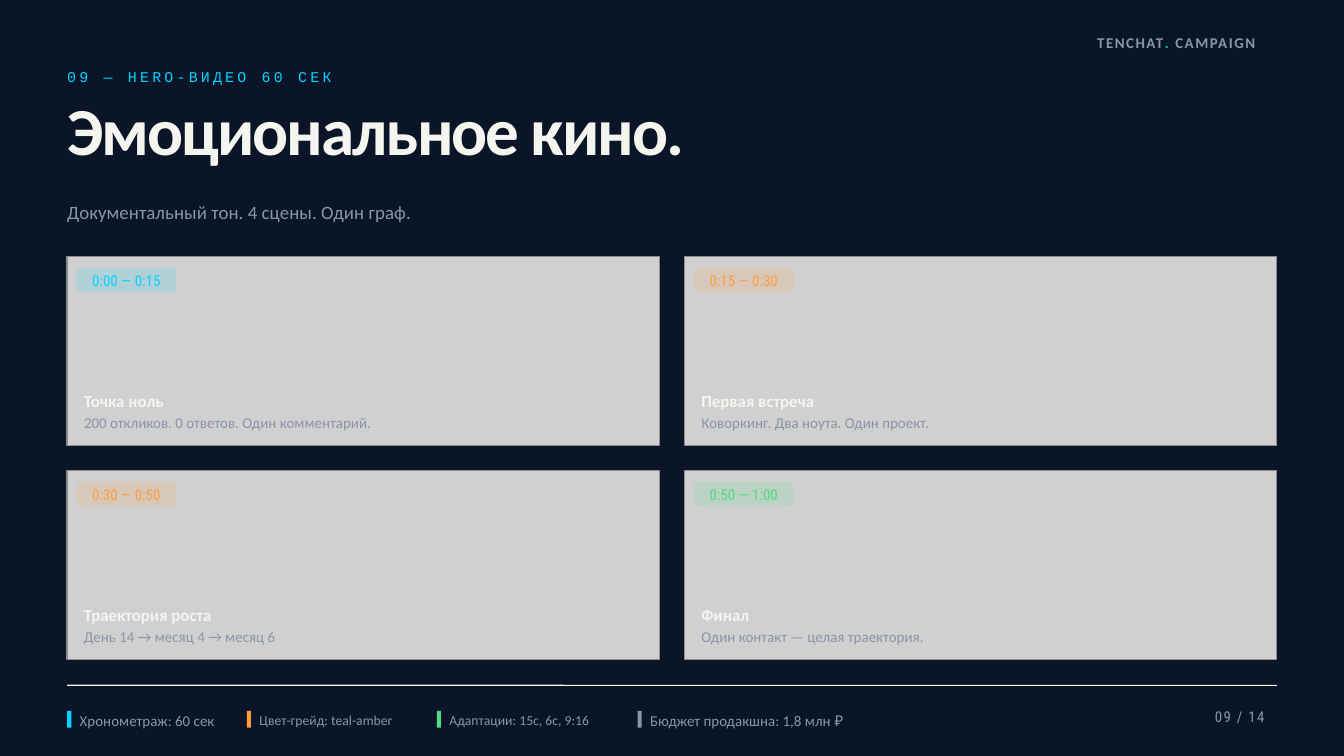
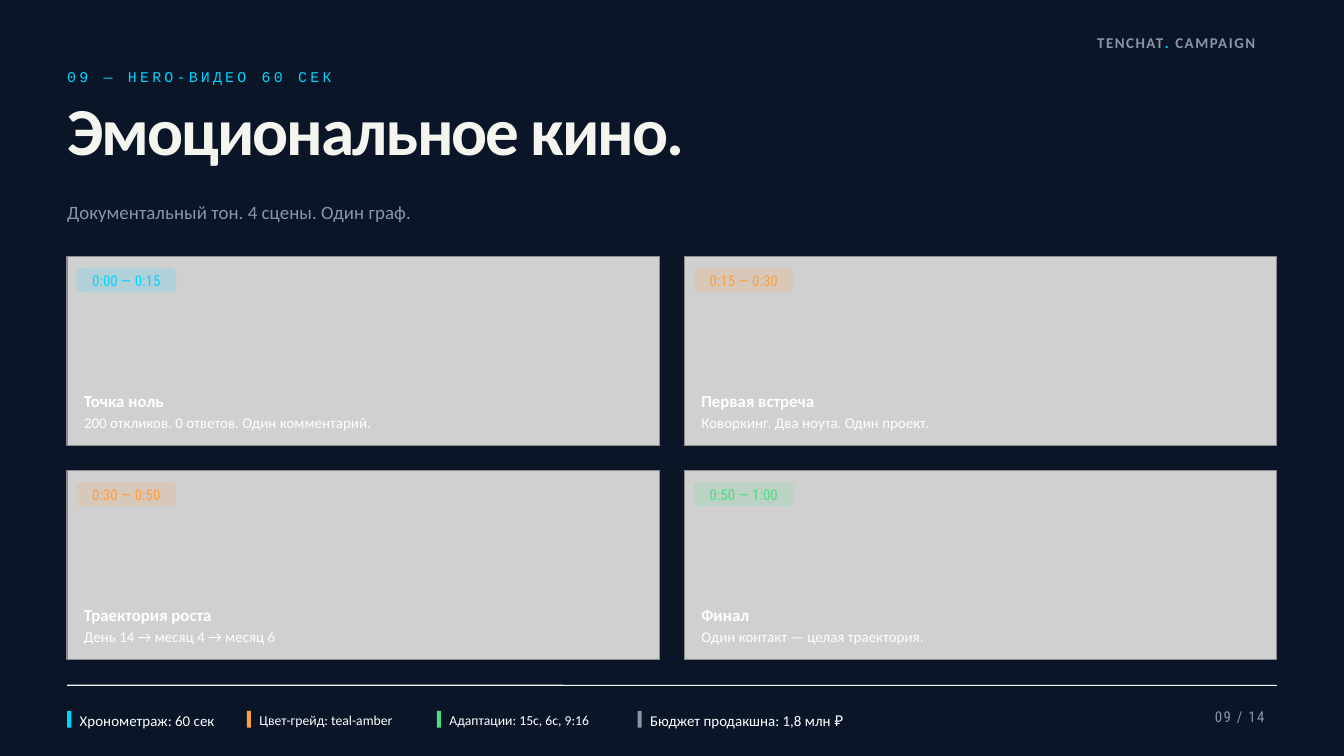
Before and after one commit to EdenwolfErdane/tenchat-svyaz, a slide deck: slide 9 of presentation/tenchat_svyaz.pptx. Drawn at 1344x756 pixels with LibreOffice and Linux fonts; fonts in the diff are those of the drawing; grey boxes stand for pictures. Boxes give left, top, right and bottom in pixels: in the first picture for what was removed or moved away, otherwise in the second. Text is boxed around its words. In the diff, an @@ line names an element or a change of style, - is before the commit and + after.

```diff
--- a/presentation/tenchat_svyaz.pptx
+++ b/presentation/tenchat_svyaz.pptx
@@ text colour #F5F5F0 to #FFFFFF in 4 elements at [84, 396, 163, 407], [701, 396, 814, 409], [84, 610, 211, 623], [701, 610, 749, 621] @@
@@ text colour #8B95A8 to #FFFFFF in 8 elements at [84, 418, 371, 430], [701, 419, 929, 430], [84, 632, 276, 644], [701, 633, 924, 644], [80, 716, 215, 729], [259, 715, 392, 728], [449, 715, 589, 727], [650, 716, 831, 729] @@
```
Also in this commit, not shown: 10 other slides changed, 1 other file.
